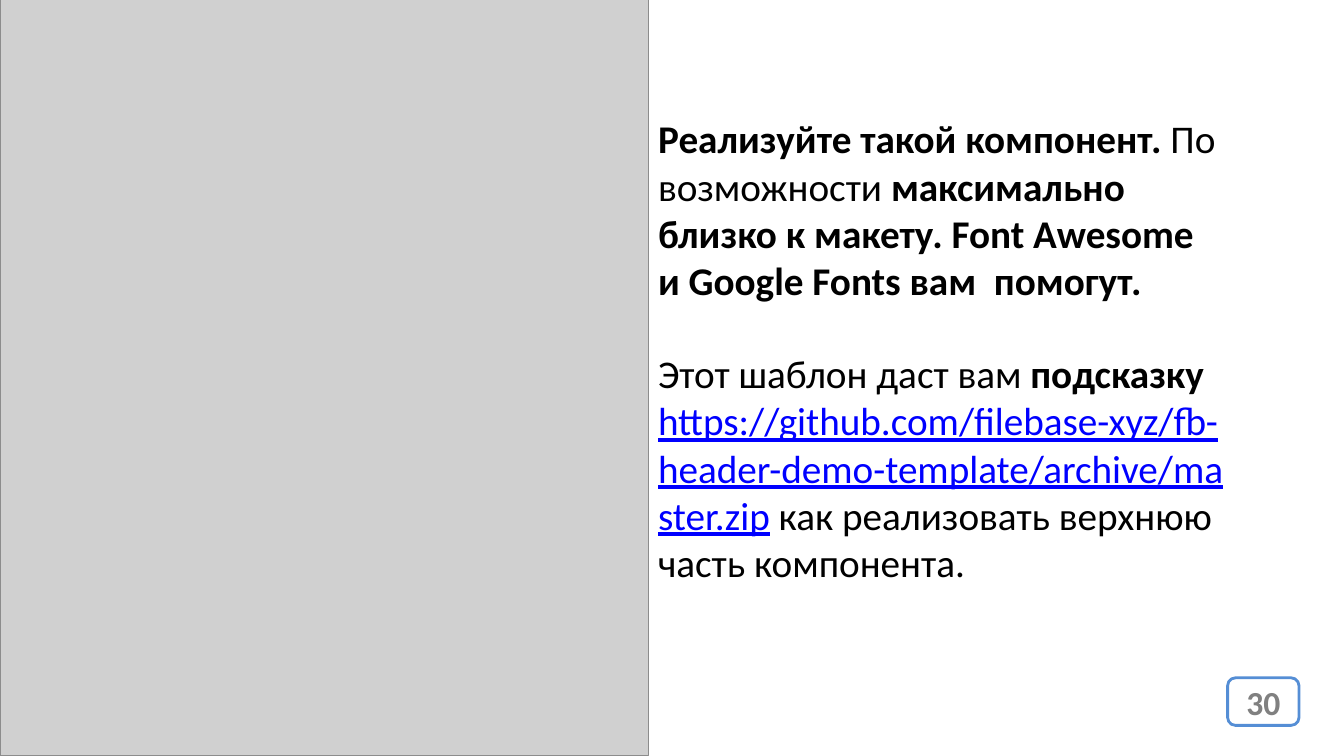
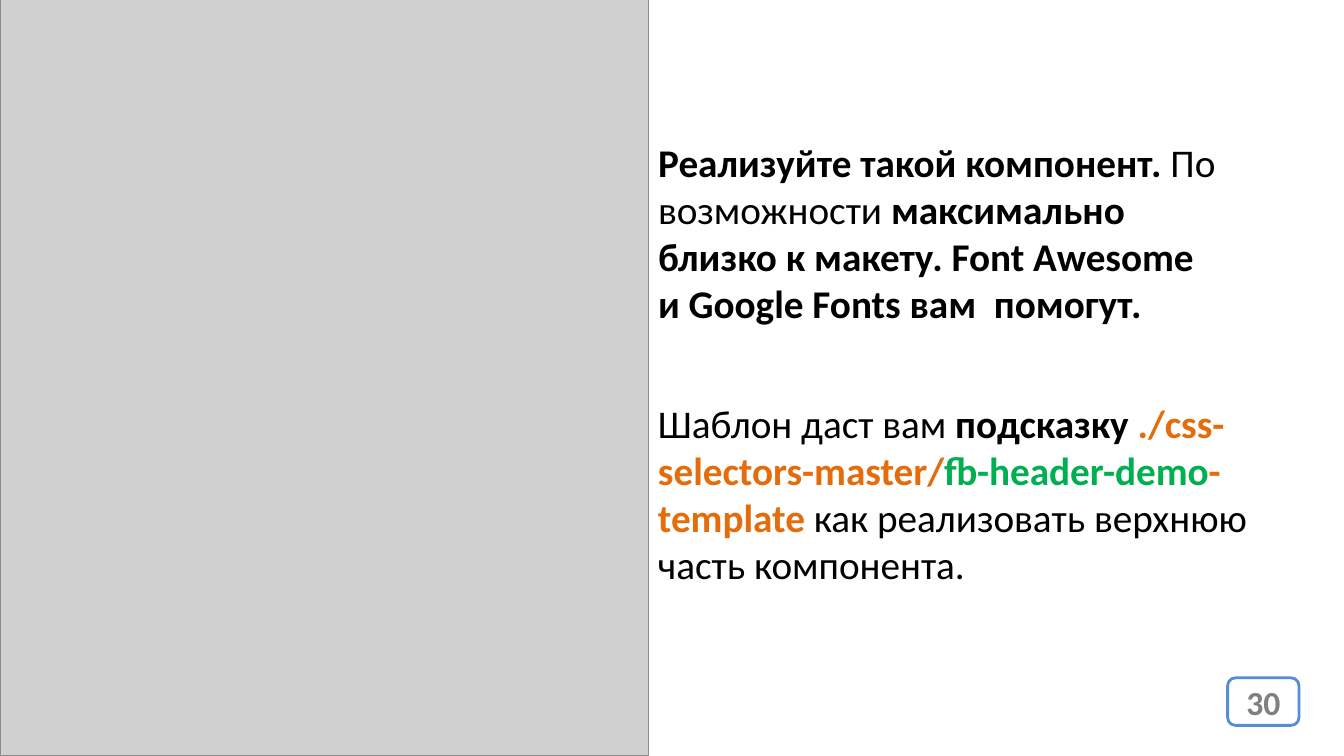
Before and after one commit to web41-ortdnipro/lesson06, a slide deck: slide 30 of lesson06.pptx. Drawn at 1344x756 pixels with LibreOffice and Linux fonts; fonts in the diff are those of the drawing; grey boxes stand for pictures. Boxes give left, top, right and bottom in pixels: in the first picture for what was removed or moved away, otherwise in the second. Text is boxed around its words. In the diff, an @@ line names an element or a change of style, - is before the commit and + after.

```diff
--- a/lesson06.pptx
+++ b/lesson06.pptx
@@ text "Реализуйте такой компонент. По возможности ...": place and size @@
-text "Реализуйте такой компонент. По возможности ..." at (658, 126, 1215, 302)
+text "Реализуйте такой компонент. По возможности ..." at (658, 150, 1215, 325)
@@ text at (658, 410, 1247, 580): text changed; text colour #0000FF to #000000; bold on @@
-Этот шаблон даст вам подсказку https://github.com/filebase-xyz/fb-header-demo-template/archive/master.zip как реализовать верхнюю часть компонента.
+Шаблон даст вам подсказку ./css-selectors-master/fb-header-demo-template как реализовать верхнюю часть компонента.
```
Also in this commit, not shown: 1 other file.
